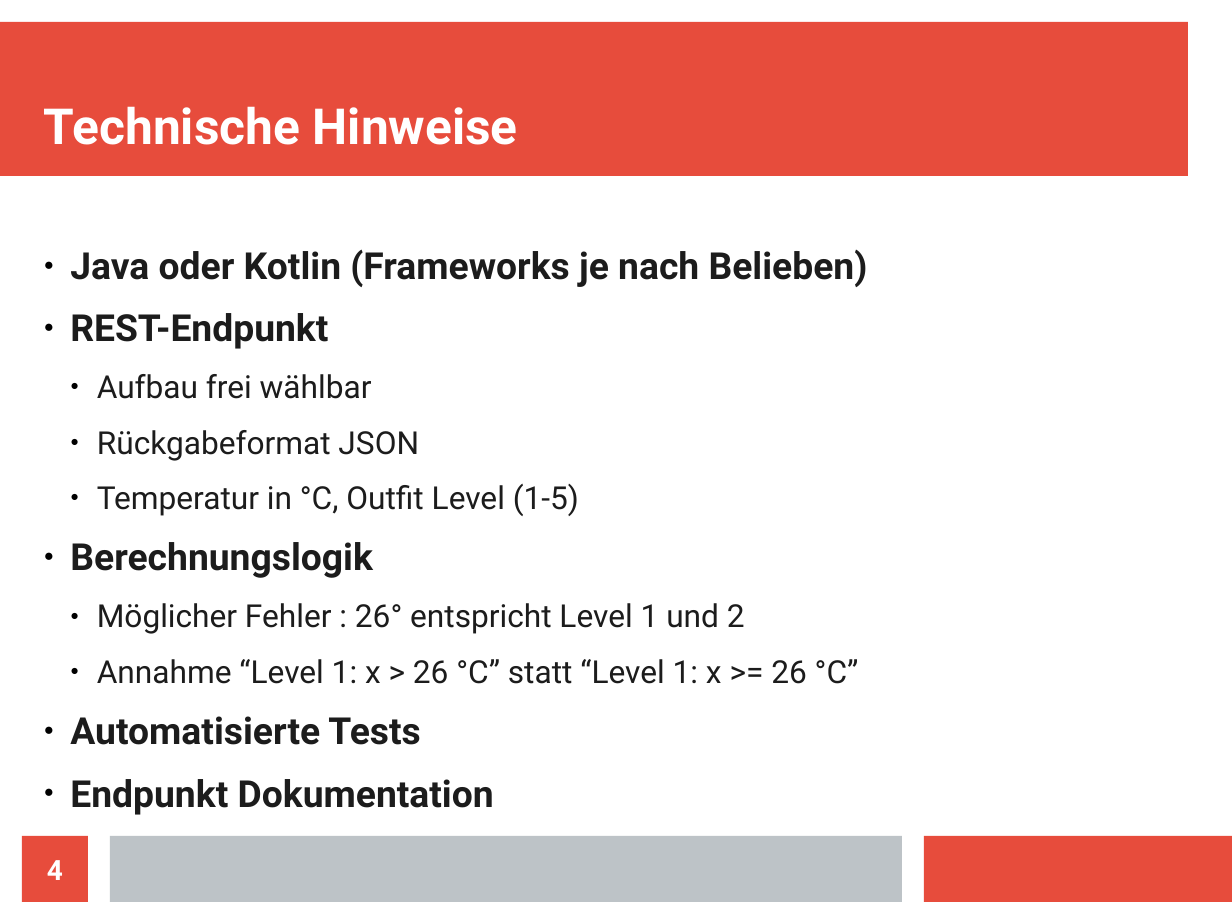
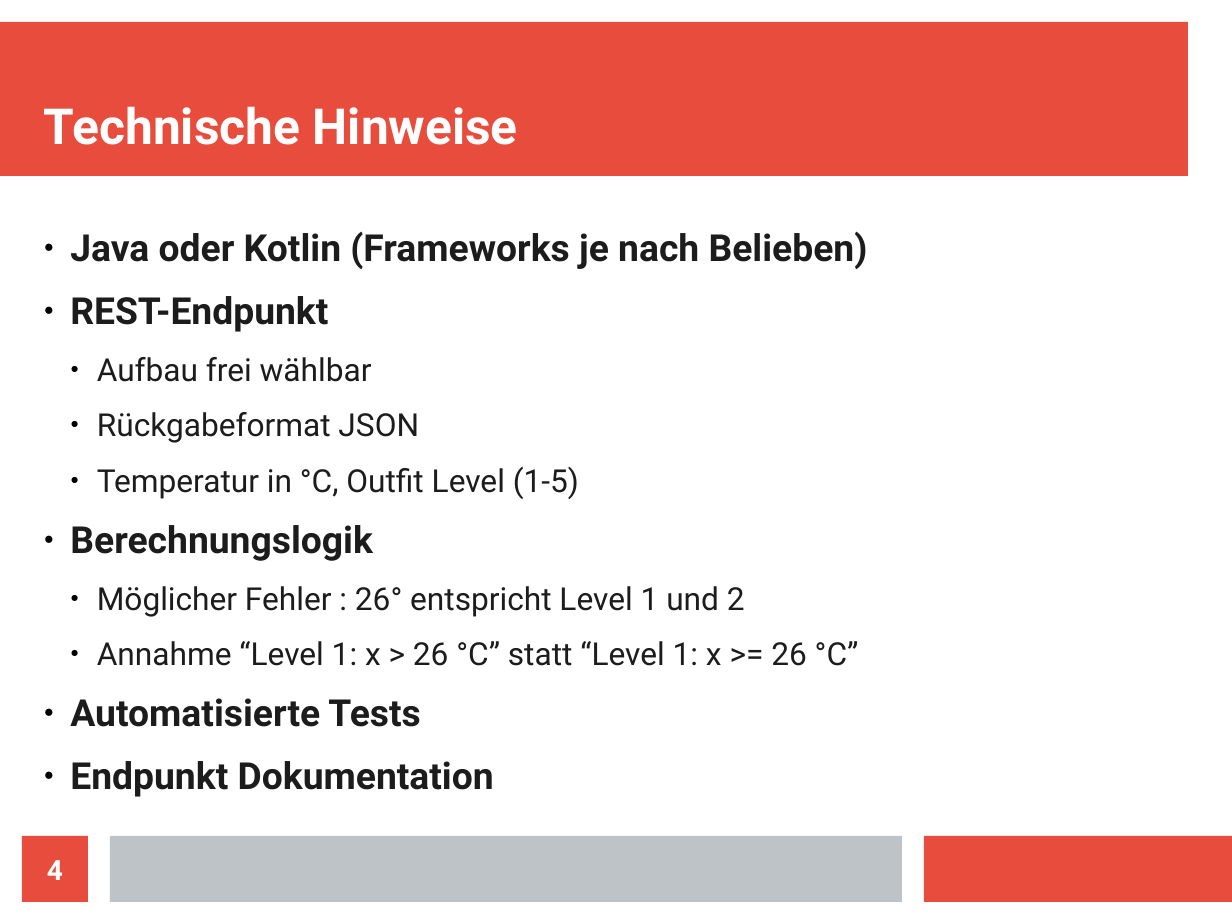
Before and after one commit to nadegegriesser/outfit-service, a slide deck: slide 4 of Outfit_Service.odp. Drawn at 1232x924 pixels with LibreOffice and Linux fonts; fonts in the diff are those of the drawing. Boxes give left, top, right and bottom in pixels: in the first picture for what was removed or moved away, otherwise in the second. Text is boxed around its words. In the diff, an @@ line names an element or a change of style, - is before the commit and + after.

```diff
--- a/Outfit_Service.odp
+++ b/Outfit_Service.odp
@@ text "Java oder Kotlin (Frameworks je ...": place and size @@
-text "Java oder Kotlin (Frameworks je ..." at (70, 249, 868, 815)
+text "Java oder Kotlin (Frameworks je ..." at (70, 231, 868, 797)
```
Also in this commit, not shown: 4 other slides changed, 2 slides added, 1 slide removed.
